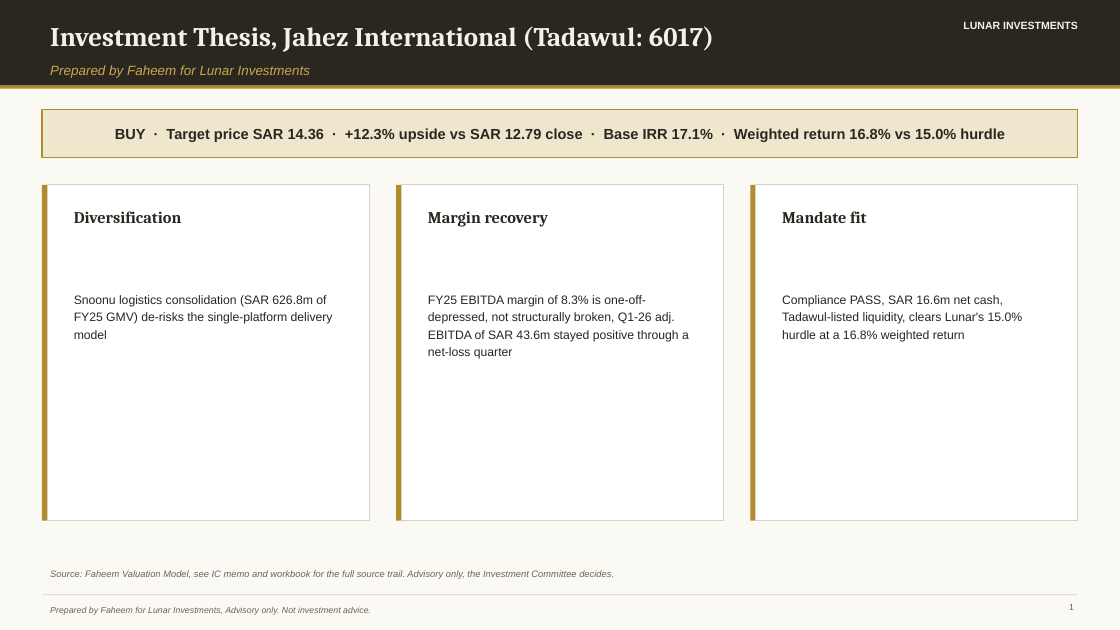
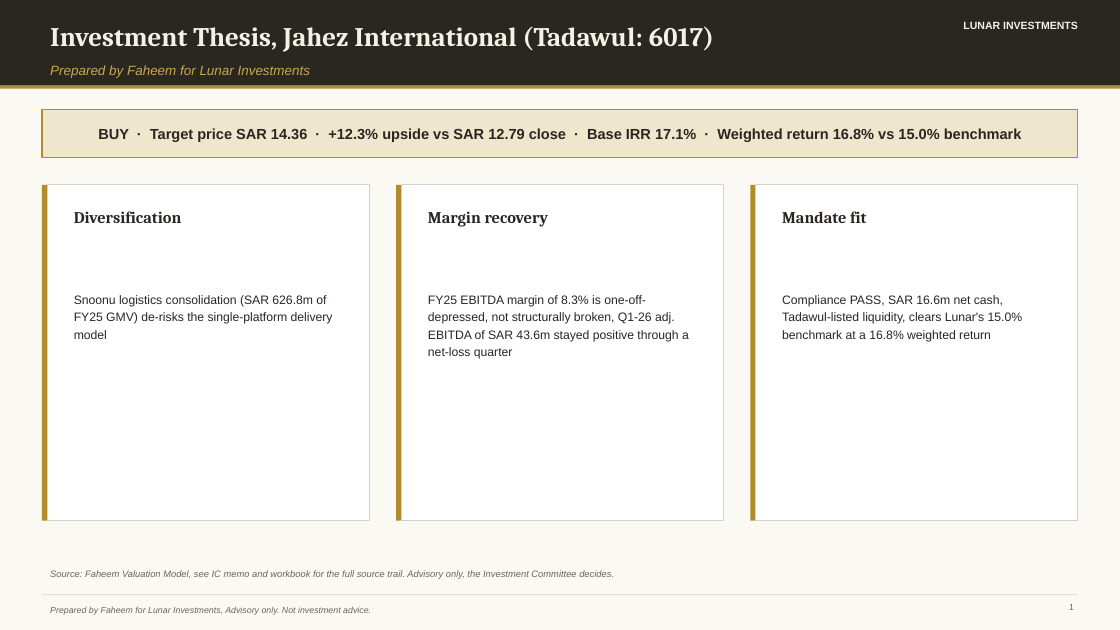
Before and after one commit to sawtag/faheem-new, a slide deck: slide 1 of public/artifacts/jahez-board-deck.pptx. Drawn at 1120x630 pixels with LibreOffice and Linux fonts; fonts in the diff are those of the drawing. Boxes give left, top, right and bottom in pixels: in the first picture for what was removed or moved away, otherwise in the second. Text is boxed around its words. In the diff, an @@ line names an element or a change of style, - is before the commit and + after.

```diff
--- a/public/artifacts/jahez-board-deck.pptx
+++ b/public/artifacts/jahez-board-deck.pptx
@@ text at (x1=98, y1=128, x2=1022, y2=142): text changed @@
-BUY · Target price SAR 14.36 · +12.3% upside vs SAR 12.79 close · Base IRR 17.1% · Weighted return 16.8% vs 15.0% hurdle
+BUY · Target price SAR 14.36 · +12.3% upside vs SAR 12.79 close · Base IRR 17.1% · Weighted return 16.8% vs 15.0% benchmark
@@ text at (x1=782, y1=295, x2=1023, y2=342): text changed @@
-Compliance PASS, SAR 16.6m net cash, Tadawul-listed liquidity, clears Lunar's 15.0% hurdle at a 16.8% weighted return
+Compliance PASS, SAR 16.6m net cash, Tadawul-listed liquidity, clears Lunar's 15.0% benchmark at a 16.8% weighted return
```
Also in this commit, not shown: 3 other slides changed, 51 other files.
